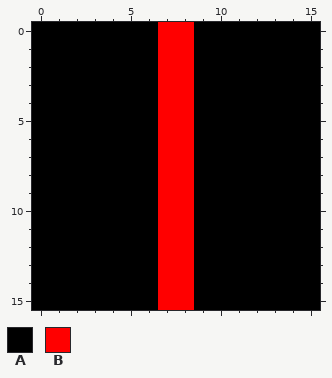
Two states of a pixel-art file, data/imgs/animations/portal.ase. This is how it looked before the edit.
16x16 pixels, 1 frame.
Palette (. is transparent): A #000000  B #ff0000
Once edited:
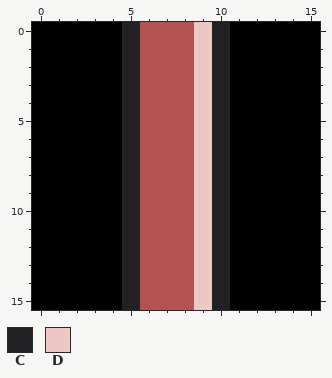
Colours new in this view: C #212123  D #edc8c4
What changed:
Colour B changes from #ff0000 to #b45252.
Colour A gives way to colour B in rows 0 to 15 at x 6.
Colour A gives way to colour C in rows 0 to 15 at x 5 and 10.
Colour A gives way to colour D in rows 0 to 15 at x 9.
